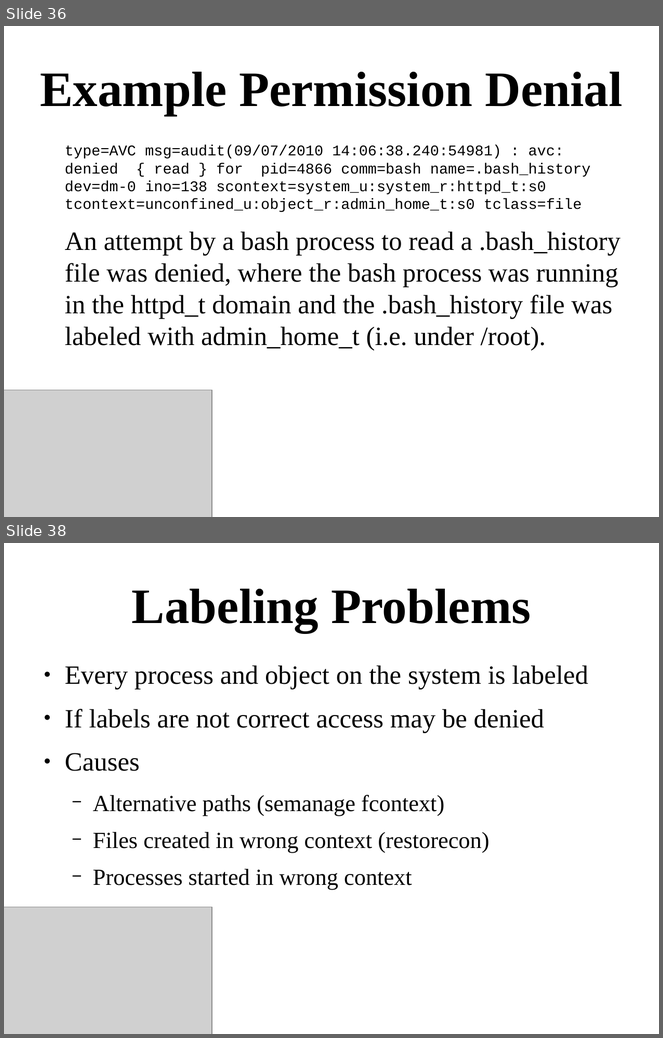
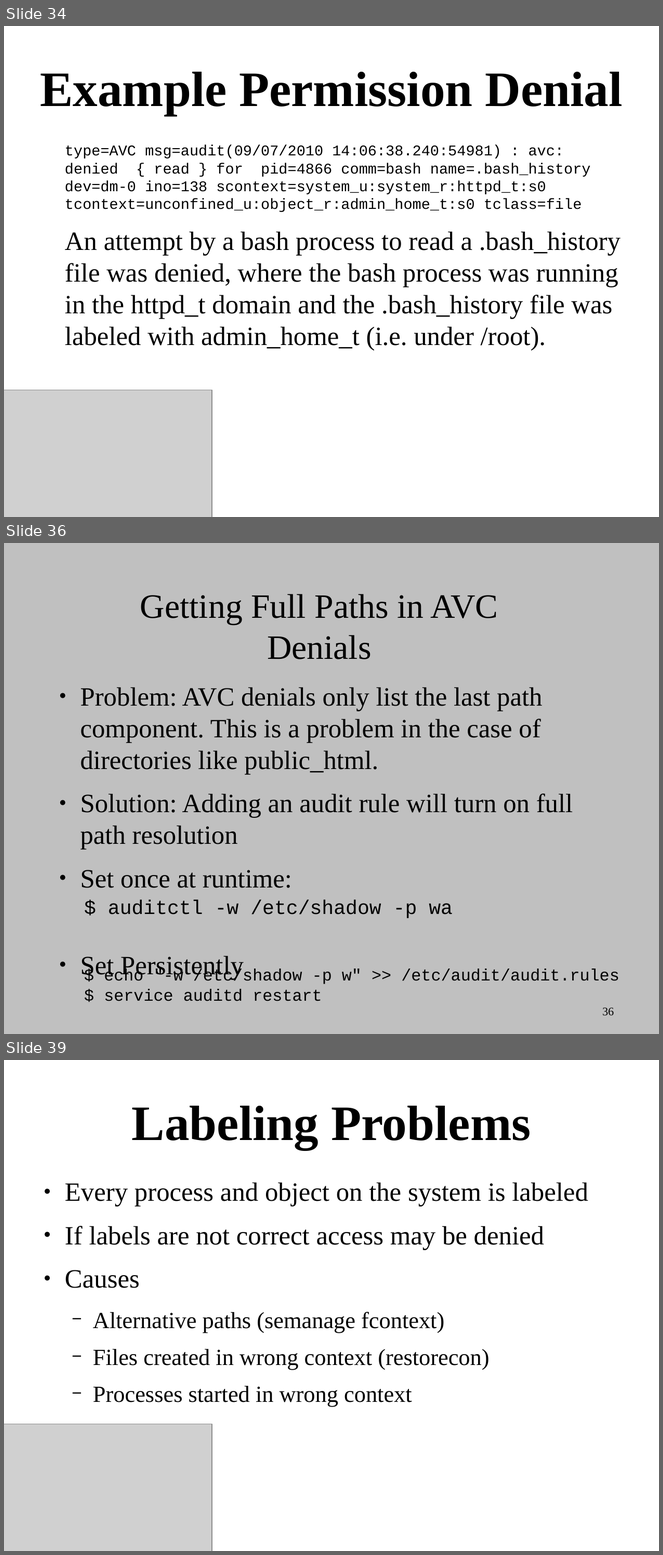
Before and after one commit to dpquigl/demystifying-selinux-part2, a slide deck: demystifying_selinux_part2_OSCON_19JUL2014.odp. Shown one above the other, each under a label of ours: slides 36 and 38 before the commit, slides 34, 36 and 39 after it; the slides between them are not shown. The pictures are 663x1038 and 663x1555 pixels, drawn with LibreOffice and Linux fonts; fonts in the diff are those of the drawing; grey boxes stand for pictures. Boxes give left, top, right and bottom in pixels: in the first picture for what was removed or moved away, otherwise in the second. Text is boxed around its words. In the diff, an @@ line names an element or a change of style, - is before the commit and + after.

Commit message:
Added a ton more slides to the main presentation and removed them from extra_slides as I transitioned them over. Eventually extra_slides.odp will go away and everything will be in the main.

```diff
--- a/demystifying_selinux_part2_OSCON_19JUL2014.odp
+++ b/demystifying_selinux_part2_OSCON_19JUL2014.odp
@@ slide 36 added at bbox=[4, 543, 659, 1034], background #C0C0C0 @@
@@ title added at bbox=[140, 594, 498, 659], 41.4 pt, text #000000 @@
+Getting Full Paths in AVC Denials
@@ text added at bbox=[80, 687, 573, 980], 32 pt, text #000000 @@
+● Problem: AVC denials only list the last path component. This is a problem in the case of directories like public_html.
+● Solution: Adding an audit rule will turn on full path resolution
+● Set once at runtime:
+● Set Persistently
@@ text added at bbox=[108, 900, 453, 918], 24 pt, text #000000 @@
+$ auditctl -w /etc/shadow -p wa
@@ text added at bbox=[104, 969, 620, 1002], 20 pt, text #000000 @@
+$ echo "-w /etc/shadow -p w" >> /etc/audit/audit.rules
+$ service auditd restart
@@ page number added at bbox=[603, 1008, 614, 1016], 14 pt, text #000000 @@
+36
@@ what was slide 36 is now slide 34 @@
@@ what was slide 38 is now slide 39 @@
```
Also in this commit, not shown: 14 slides changed, 23 other slides added, 1 other file.
